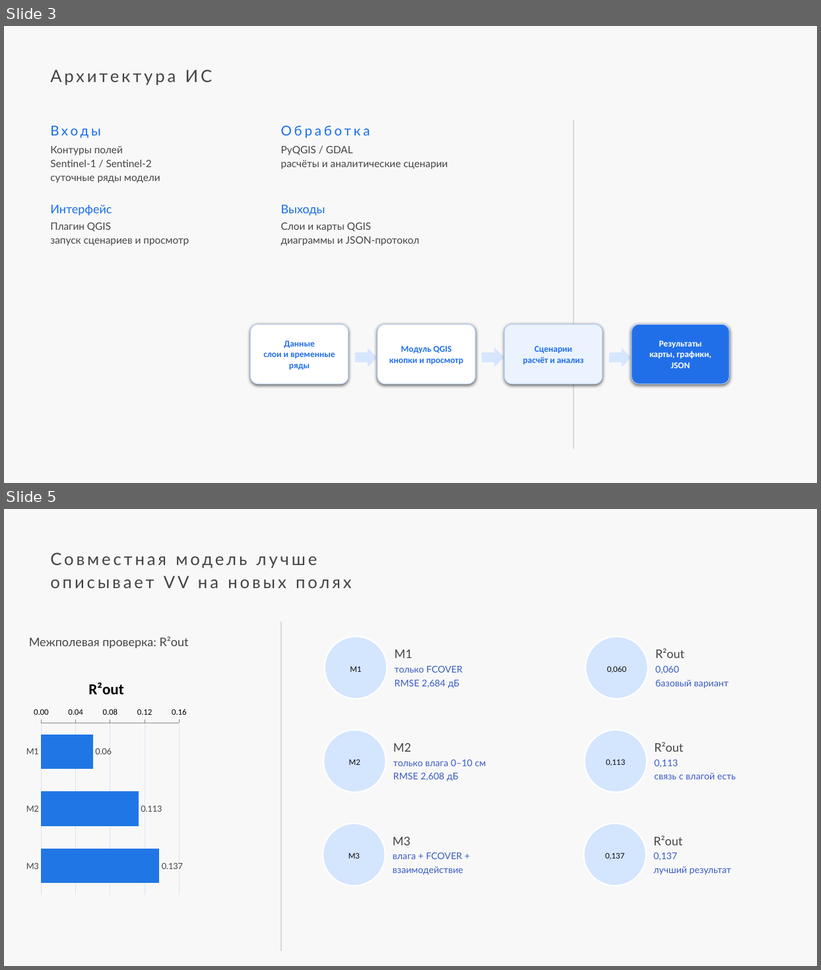
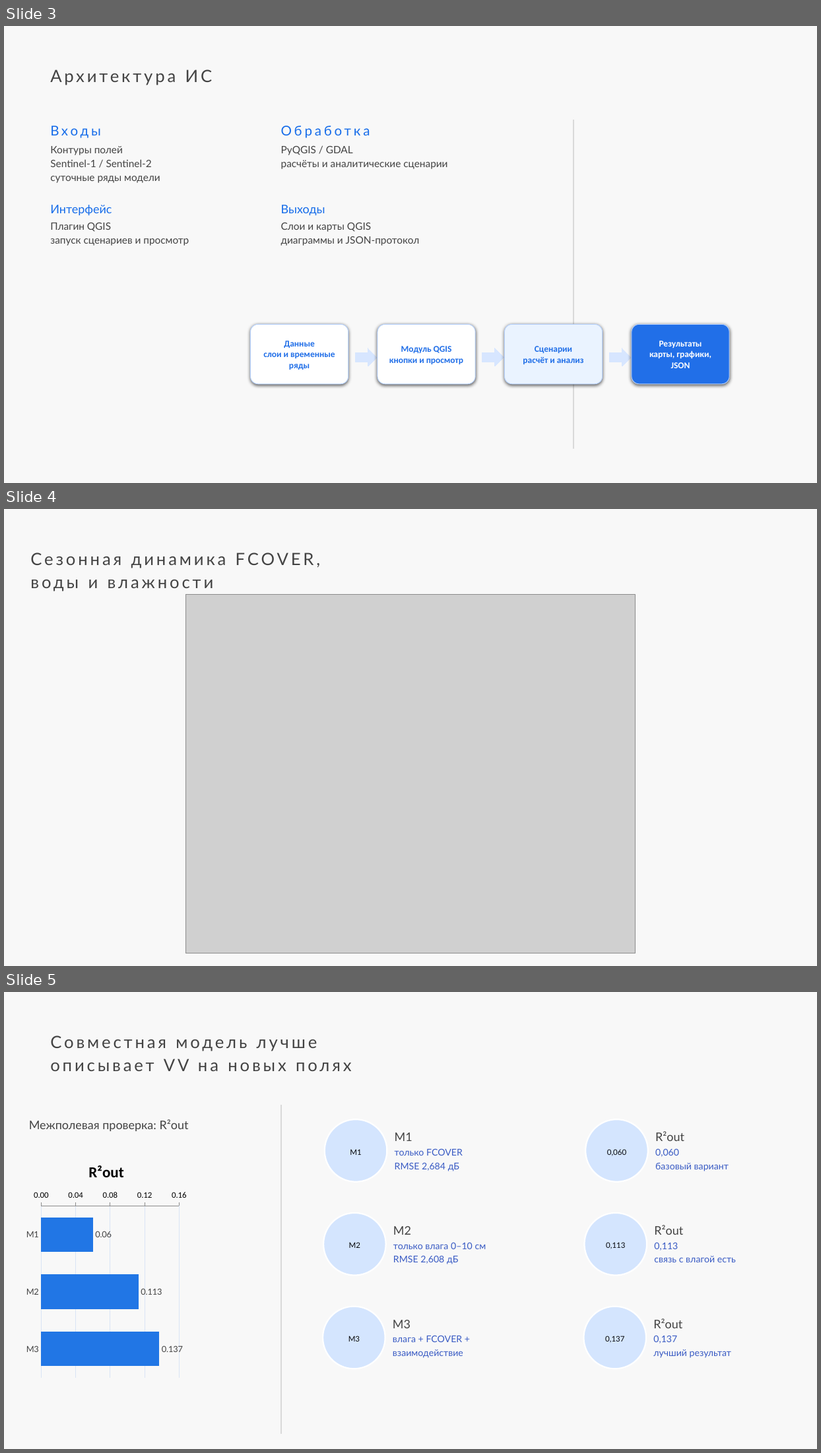
Before and after one commit to gregkorneev/water-regime-gis, a slide deck: output/pptx/Оценка_возможности_восстановления_влажности_почвы_презентация.pptx. Shown one above the other, each under a label of ours: slides 3 and 5 before the commit, slides 3, 4 and 5 after it; the slides between them are not shown. The pictures are 821x970 and 821x1453 pixels, drawn with LibreOffice and Linux fonts; fonts in the diff are those of the drawing; grey boxes stand for pictures; background and template pictures are left out. Boxes give left, top, right and bottom in pixels: in the first picture for what was removed or moved away, otherwise in the second. Text is boxed around its words. In the diff, an @@ line names an element or a change of style, - is before the commit and + after.

```diff
--- a/output/pptx/Оценка_возможности_восстановления_влажности_почвы_презентация.pptx
+++ b/output/pptx/Оценка_возможности_восстановления_влажности_почвы_презентация.pptx
@@ slide 4 added at bbox=[4, 509, 817, 966], background #F8F8F8 @@
@@ text added at bbox=[30, 553, 321, 591], 20 pt, text #434343 @@
+Сезонная динамика FCOVER, воды и влажности
@@ picture added at bbox=[186, 595, 636, 955] @@
```
Also in this commit, not shown: 1 slide removed.
